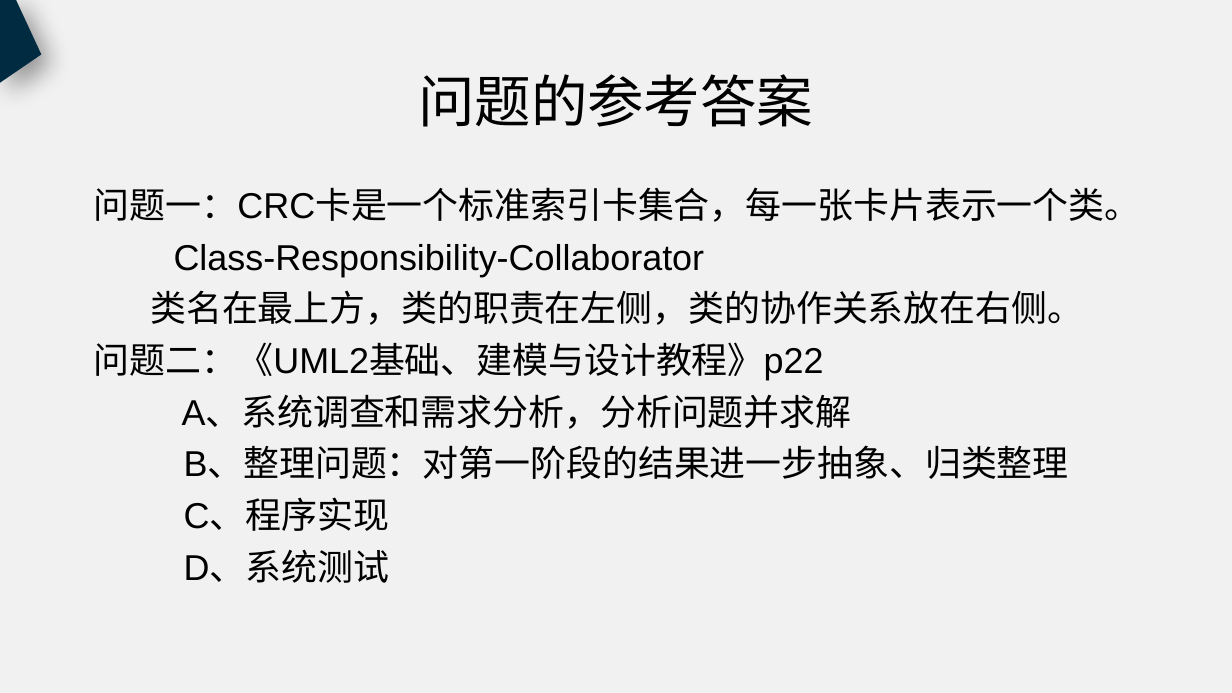
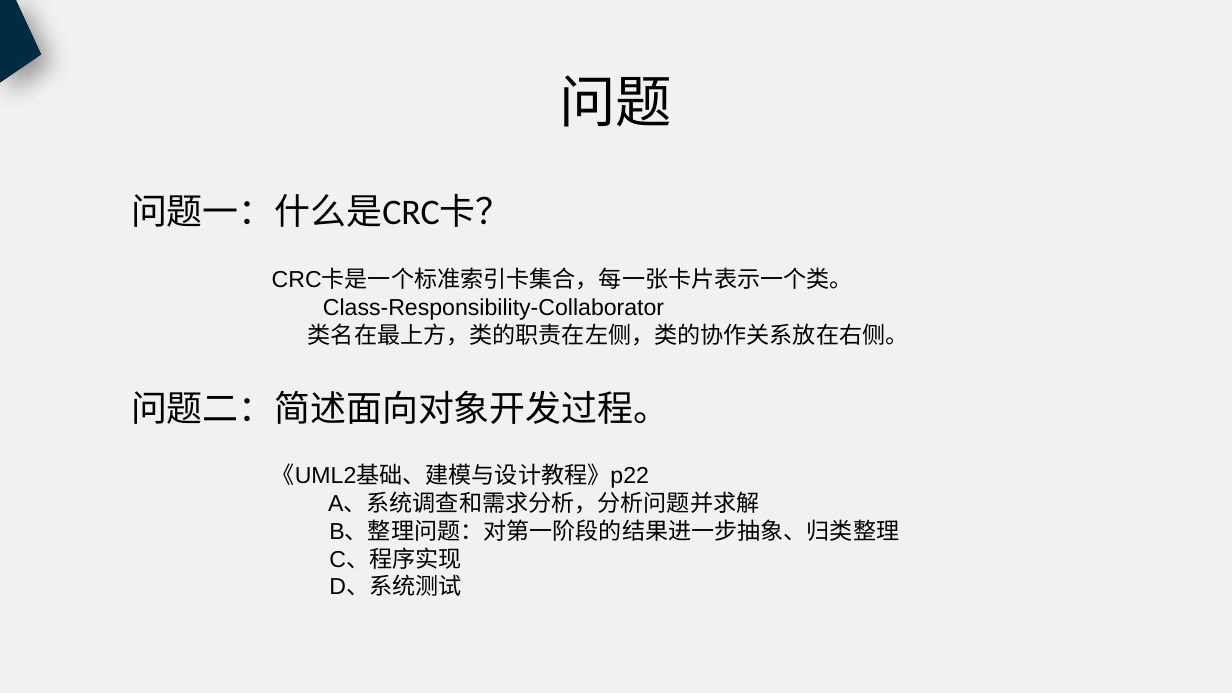
Before and after one commit to PRD2018-G18/PRD2018, a slide deck: slide 73 of 非受控文档/过程文档/UML概述/UML概述（新）.pptx (slide 74 before the commit). Drawn at 1232x693 pixels with LibreOffice and Linux fonts; fonts in the diff are those of the drawing. Boxes give left, top, right and bottom in pixels: in the first picture for what was removed or moved away, otherwise in the second. Text is boxed around its words. In the diff, an @@ line names an element or a change of style, - is before the commit and + after.

```diff
--- a/非受控文档/过程文档/UML概述/UML概述（新）.pptx
+++ b/非受控文档/过程文档/UML概述/UML概述（新）.pptx
@@ title at (559, 75, 672, 127): text changed @@
-问题的参考答案
+问题
@@ text added at (131, 193, 511, 227), 28 pt, text #000000 @@
+问题一：什么是CRC卡？
@@ text added at (272, 269, 909, 346), 18 pt, text #000000 @@
+CRC卡是一个标准索引卡集合，每一张卡片表示一个类。
+Class-Responsibility-Collaborator
+类名在最上方，类的职责在左侧，类的协作关系放在右侧。
@@ text added at (131, 390, 669, 424), 28 pt, text #000000 @@
+问题二：简述面向对象开发过程。
@@ text "《UML2基础、建模与设计教程》p22": place and size @@
-text "《UML2基础、建模与设计教程》p22" at (94, 187, 1141, 583)
+text "《UML2基础、建模与设计教程》p22" at (272, 463, 899, 596)
@@ text at (272, 463, 649, 488): text changed; size 28 to 18 pt @@
-问题一：CRC卡是一个标准索引卡集合，每一张卡片表示一个类。
-Class-Responsibility-Collaborator
-类名在最上方，类的职责在左侧，类的协作关系放在右侧。
-问题二：《UML2基础、建模与设计教程》p22
+《UML2基础、建模与设计教程》p22
@@ text at (328, 493, 899, 596): size 28 to 18 pt in "A、系统调查和需求分析，分析问题并求解", "B、整理问题：对第一阶段的结果进一步抽象、归类整理", "C、程序实现", "D、系统测试"; line spacing 0.9 to 1; less space between paragraphs @@
```
Also in this commit, not shown: 5 other slides changed, 1 slide added.
